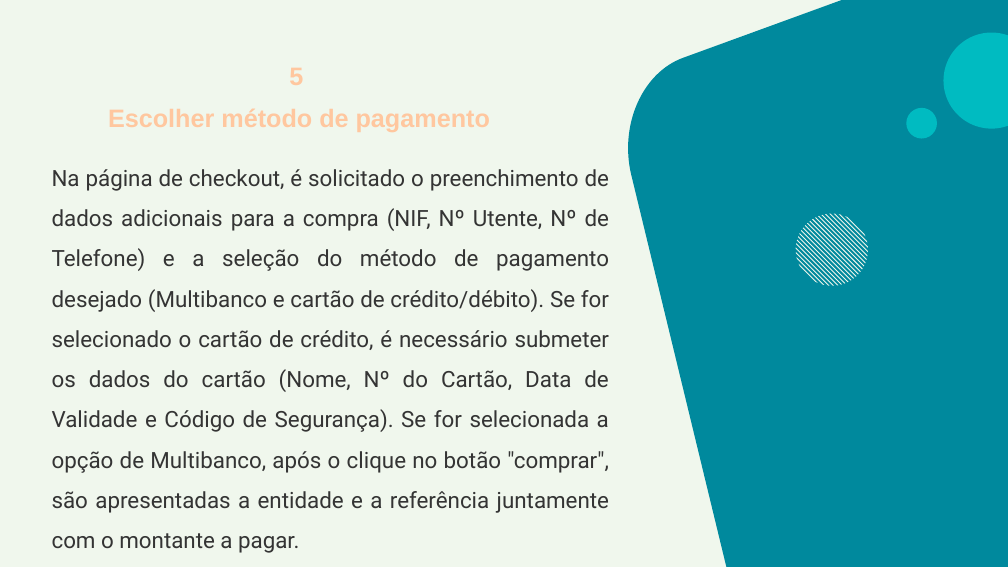
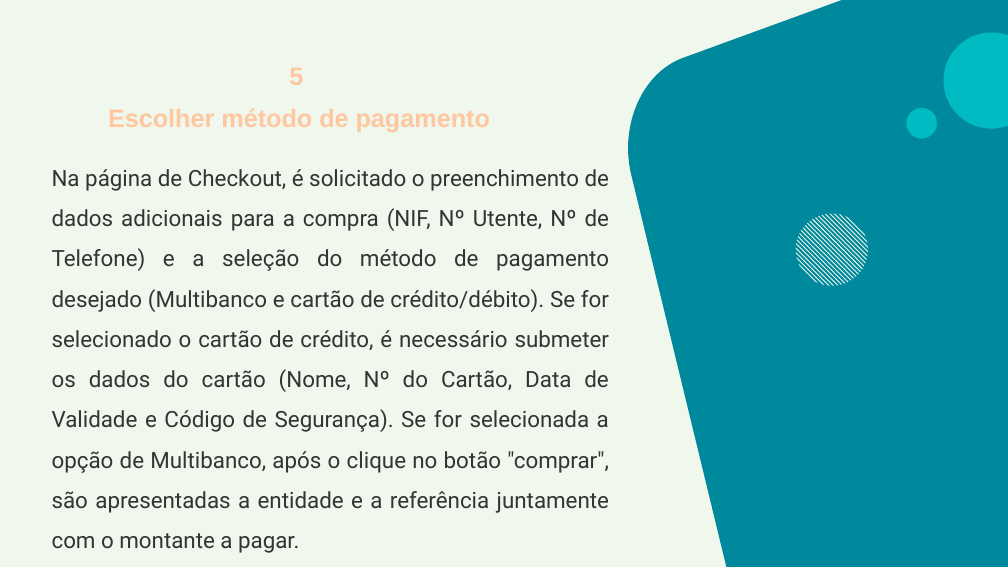
Before and after one commit to HugoDias27/ProjetoAMSI, a slide deck: slide 12 of PPT Projeto AMSI.pptx. Drawn at 1008x567 pixels with LibreOffice and Linux fonts; fonts in the diff are those of the drawing. Boxes give left, top, right and bottom in pixels: in the first picture for what was removed or moved away, otherwise in the second. Text is boxed around its words. In the diff, an @@ line names an element or a change of style, - is before the commit and + after.

Commit message:
1º Update PPT
Alterações efetuadas no conteúdo (texto) do documento e inserção do número total de horas propostas para o projeto de AMSI, no diapositivo da tabela de Planeamento das Tarefas.

```diff
--- a/PPT Projeto AMSI.pptx
+++ b/PPT Projeto AMSI.pptx
@@ subtitle at (52, 169, 609, 553): text changed @@
-Na página de checkout, é solicitado o preenchimento de dados adicionais para a compra (NIF, Nº Utente, Nº de Telefone) e a seleção do método de pagamento desejado (Multibanco e cartão de crédito/débito). Se for selecionado o cartão de crédito, é necessário submeter os dados do cartão (Nome, Nº do Cartão, Data de Validade e Código de Segurança). Se for selecionada a opção de Multibanco, após o clique no botão "comprar", são apresentadas a entidade e a referência juntamente com o montante a pagar.
+Na página de Checkout, é solicitado o preenchimento de dados adicionais para a compra (NIF, Nº Utente, Nº de Telefone) e a seleção do método de pagamento desejado (Multibanco e cartão de crédito/débito). Se for selecionado o cartão de crédito, é necessário submeter os dados do cartão (Nome, Nº do Cartão, Data de Validade e Código de Segurança). Se for selecionada a opção de Multibanco, após o clique no botão "comprar", são apresentadas a entidade e a referência juntamente com o montante a pagar.
```
Also in this commit, not shown: 7 other slides changed.
